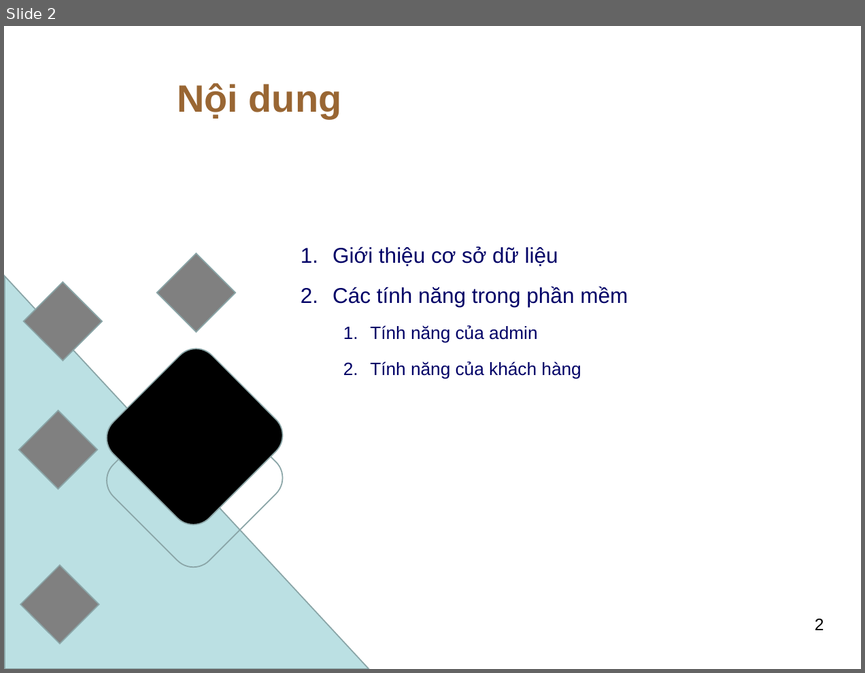
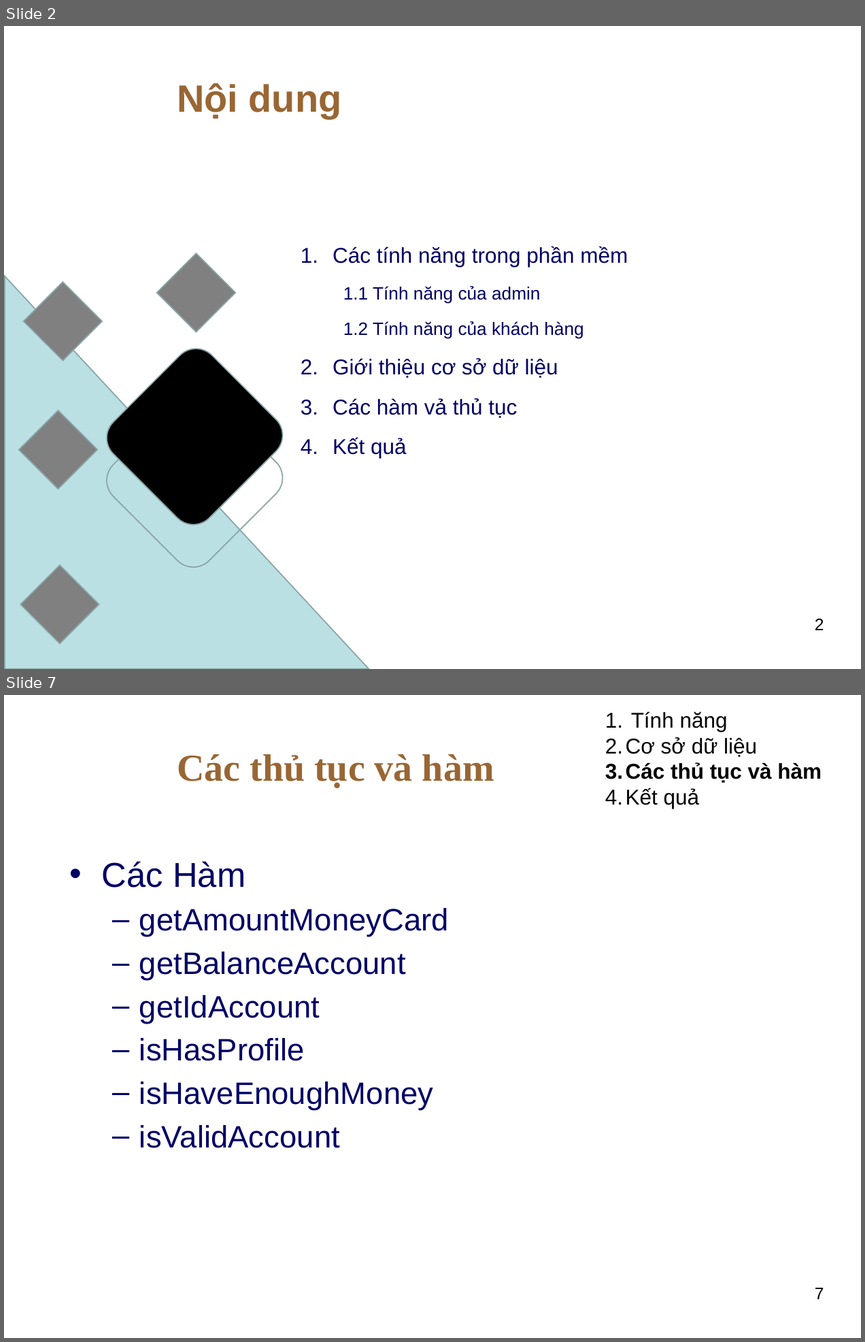
Before and after one commit to secretdeveloperisme/carshopping, a slide deck: introduction/do an.pptx. Shown one above the other, each under a label of ours: slide 2 before the commit, slides 2 and 7 after it; the slides between them are not shown. The pictures are 865x673 and 865x1342 pixels, drawn with LibreOffice and Linux fonts; fonts in the diff are those of the drawing; background and template pictures are left out. Boxes give left, top, right and bottom in pixels: in the first picture for what was removed or moved away, otherwise in the second. Text is boxed around its words. In the diff, an @@ line names an element or a change of style, - is before the commit and + after.

```diff
--- a/introduction/do an.pptx
+++ b/introduction/do an.pptx
@@ slide 7 added at <box>4,695,861,1338</box>, background picture (left out) @@
@@ text added at <box>626,711,821,809</box>, 18 pt, text #000000 @@
+1. Tính năng
+2. Cơ sở dữ liệu
+3. Các thủ tục và hàm
+4. Kết quả
@@ title added at <box>177,754,494,787</box>, 32 pt, text #996633, bold @@
+Các thủ tục và hàm
@@ text added at <box>102,861,449,1148</box>, 26 pt, text #000066 @@
+• Các Hàm
+  – getAmountMoneyCard
+  – getBalanceAccount
+  – getIdAccount
+  – isHasProfile
+  – isHaveEnoughMoney
+  – isValidAccount
@@ page number added at <box>815,1287,824,1299</box>, 14 pt, text #000000 @@
+7
@@ slide 2 changed as well @@
@@ text at <box>332,246,628,339</box>: paragraphs added @@
+1. Các tính năng trong phần mềm
+  1.1 Tính năng của admin
+  1.2 Tính năng của khách hàng
@@ text at <box>332,398,517,458</box>: text changed; size 15 to 18 pt @@
-2. Các tính năng trong phần mềm
-  1. Tính năng của admin
-  2. Tính năng của khách hàng
+3. Các hàm vả thủ tục
+4. Kết quả
```
Also in this commit, not shown: 11 other slides changed, 9 other slides added, 16 other files.
